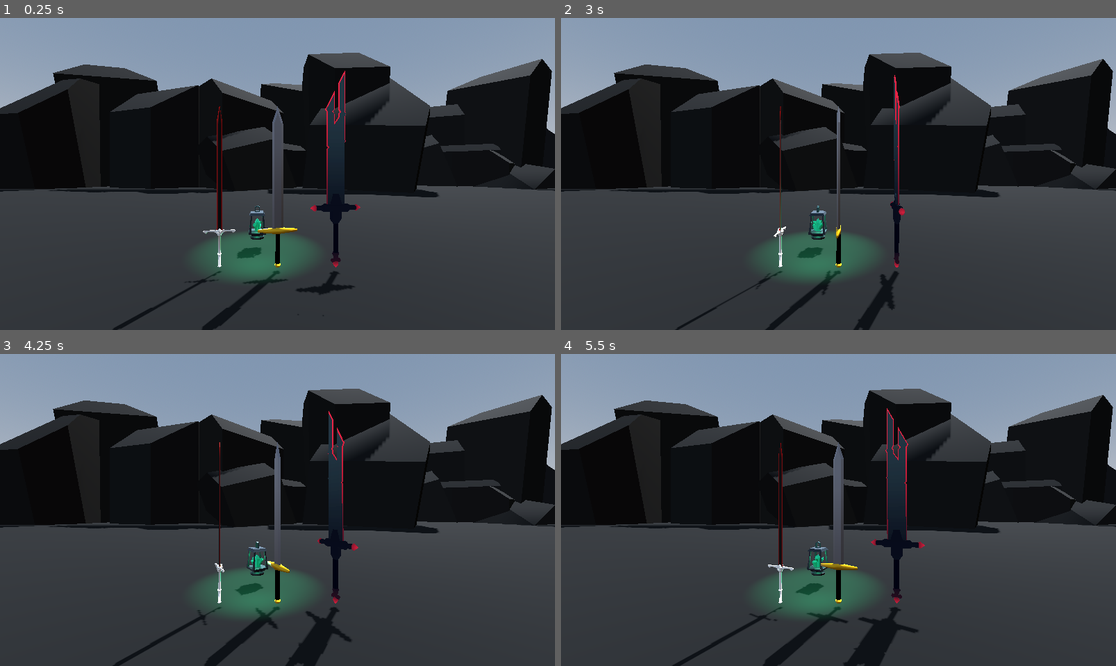
Above: before the commit, frames 1-4 (two rows, left to right).
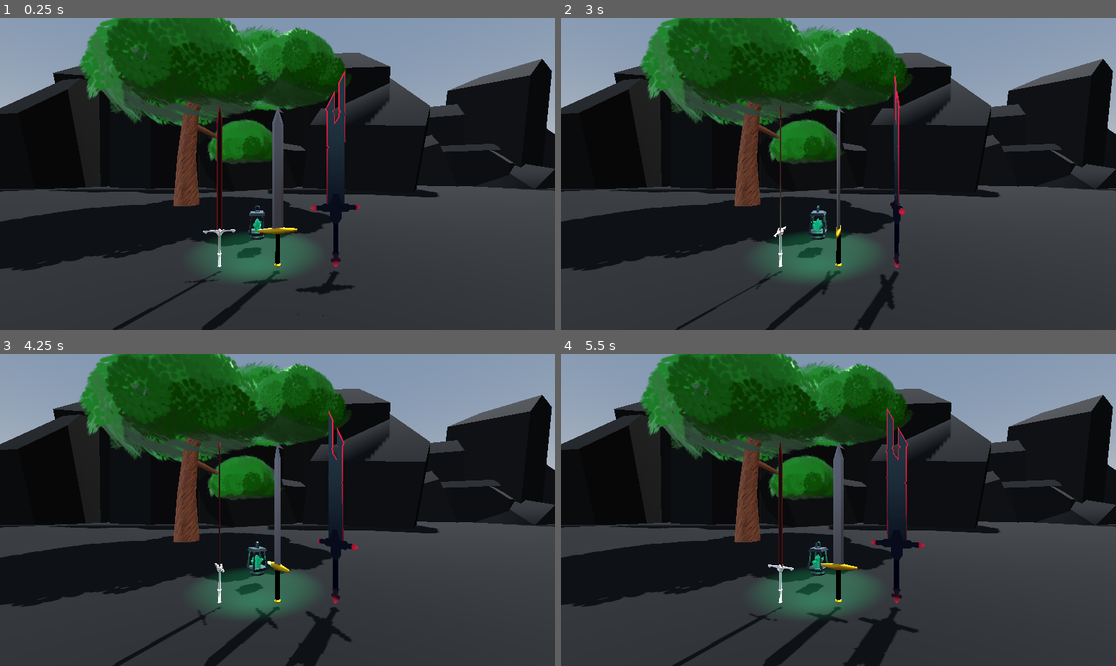
Above: after the commit, the same moments.

Repository: KameronHodge/KameronHodge.github.io
Game: Godot game, scene res://Scenes/display.tscn
The game is run twice, just before and just after one commit, with the same random seed, the same clock (stepped at 60 frames per second) and the same inputs.
Inputs:
- Up to frame 1 (0.25 s): no input
- Up to frame 2 (3 s): no input
- Up to frame 3 (4.25 s): no input
- Up to frame 4 (5.5 s): no input

The runs differ from the first frame. In frame 1, 22% of the frame differs, in the area x 0-64%, y 0-82%; in frame 2, 23%; in frame 3, 23%; in frame 4, 22%.

Commit message:
added a tree

Diff:
--- a/project/webportfoliotest/Scenes/display.tscn
+++ b/project/webportfoliotest/Scenes/display.tscn
@@ -6,6 +6,7 @@
 [ext_resource type="PackedScene" uid="uid://dvkhfuq5mcrj1" path="res://Assets/Weapons/Sword/bettersword.tscn" id="4_us5k4"]
 [ext_resource type="PackedScene" uid="uid://1lmkqo8jtwpk" path="res://Assets/Nature/Rocks/low_poly_rock.tscn" id="5_xptpx"]
 [ext_resource type="PackedScene" uid="uid://byplahc050gsk" path="res://Assets/Lanterns/lantern.tscn" id="6_exjqb"]
+[ext_resource type="PackedScene" uid="uid://ddy54xq522bh5" path="res://tree_base.tscn" id="7_ieymp"]
 
 [sub_resource type="ProceduralSkyMaterial" id="ProceduralSkyMaterial_ru5jf"]
 sky_horizon_color = Color(0.662243, 0.671743, 0.686743, 1)
@@ -83,3 +84,6 @@
 [node name="CSGSphere3D" type="CSGSphere3D" parent="."]
 transform = Transform3D(1, 0, 0, 0, 1, 0, 0, 0, 1, 38.6958, 0, 0)
 material_override = SubResource("StandardMaterial3D_exjqb")
+
+[node name="tree base" parent="." instance=ExtResource("7_ieymp")]
+transform = Transform3D(-1.55729, -0.0184073, 1.9194, -0.0102188, 2.47169, 0.0154129, -1.91946, 0.00177546, -1.55732, -10.8828, -4.88951, -34.0386)
--- /dev/null
+++ b/project/webportfoliotest/tree_base.tscn
@@ -0,0 +1,23 @@
+[gd_scene load_steps=7 format=3 uid="uid://ddy54xq522bh5"]
+
+[ext_resource type="PackedScene" uid="uid://cl4jkchbwusm0" path="res://tree base.glb" id="1_vnnwt"]
+[ext_resource type="Texture2D" uid="uid://7p8b0enwxtgk" path="res://tree base_DefaultMaterial_BaseMap.png" id="2_bsrqd"]
+[ext_resource type="Texture2D" uid="uid://48gp4hcsjycx" path="res://tree base_DefaultMaterial_MaskMap.png" id="3_t1k0f"]
+[ext_resource type="Texture2D" uid="uid://dvqytyv3qejnd" path="res://tree base_DefaultMaterial_Normal.png" id="4_ka5uh"]
+[ext_resource type="PackedScene" uid="uid://cws21xujwmuny" path="res://tree canopy.glb" id="5_bsrqd"]
+
+[sub_resource type="StandardMaterial3D" id="StandardMaterial3D_gsayp"]
+albedo_texture = ExtResource("2_bsrqd")
+normal_enabled = true
+normal_scale = 0.48
+normal_texture = ExtResource("4_ka5uh")
+ao_enabled = true
+heightmap_texture = ExtResource("3_t1k0f")
+
+[node name="tree base" instance=ExtResource("1_vnnwt")]
+
+[node name="Vert_001" parent="." index="0"]
+surface_material_override/0 = SubResource("StandardMaterial3D_gsayp")
+
+[node name="tree canopy" parent="." index="1" instance=ExtResource("5_bsrqd")]
+transform = Transform3D(1, 0, 0, 0, 1, 0, 0, 0, 1, -0.0364151, 0, 1.22145)
Not shown: 1 places in project/webportfoliotest/Scenes/display.tscn that only renumber resources
Binary file added: project/webportfoliotest/tree base.glb
Not shown, added: project/webportfoliotest/tree base.glb.import
Binary file added: project/webportfoliotest/tree base_DefaultMaterial_BaseMap.png
Not shown, added: project/webportfoliotest/tree base_DefaultMaterial_BaseMap.png.import
Binary file added: project/webportfoliotest/tree base_DefaultMaterial_MaskMap.png
Not shown, added: project/webportfoliotest/tree base_DefaultMaterial_MaskMap.png.import
Binary file added: project/webportfoliotest/tree base_DefaultMaterial_Normal.png
Not shown, added: project/webportfoliotest/tree base_DefaultMaterial_Normal.png.import
Binary file added: project/webportfoliotest/tree canopy.glb
Not shown, added: project/webportfoliotest/tree canopy.glb.import
Binary file added: project/webportfoliotest/tree canopy_leaftexture.png
(and 1 more such lines)
